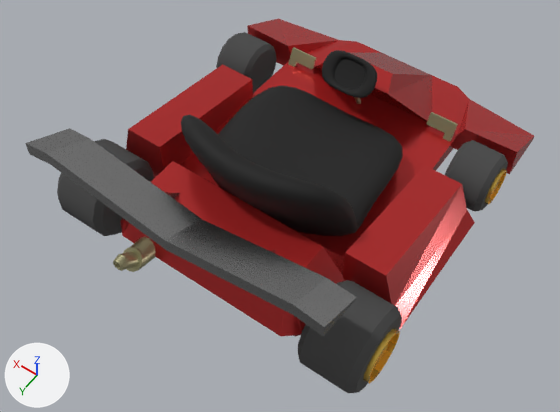
Renders of the Blender file KartRacing/Assets/Models/Kart/Kart_001_ApplyModifiers.blend from each side of a commit.
Rendered twice from a 50 mm lens placed at (-2.14, 3.3, 4.65), pointed at (-0.07, 0.41, 0.1). Every picture has the same lights, and +X, +Y and +Z are marked at lower left.

Objects in the first picture: 'Exhaust', 'KartFrame', 'LeftBackWheel', 'LeftFrontWheel', 'Pedals', 'RightBackWheel', 'RightFrontWheel', 'Seat', 'SideBumpers', 'Spoiler', 'SteeringColumn', 'SteeringWheel'.
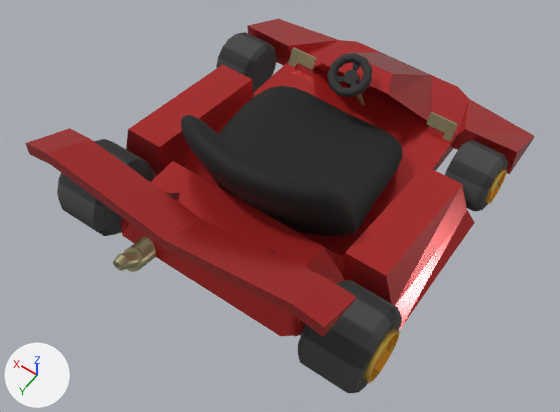
What differs and where, as boxes [x1, y1, x2, y2] in the pictures (560 x 412 px):
'Spoiler', recoloured (grey to red)
    both: [25, 128, 357, 337]
'SteeringWheel', deleted (black)
    before: [322, 50, 377, 98]
'Torus.001', added (black)
    after: [327, 53, 373, 97]
'SteeringColumn', moved
    before: [354, 97, 361, 104]
    after: [356, 84, 364, 105]

Diff of the bpy script that builds the scene:
```diff
--- a/KartRacing/Assets/Models/Kart/Kart_001_ApplyModifiers.blend.py
+++ b/KartRacing/Assets/Models/Kart/Kart_001_ApplyModifiers.blend.py
@@ mat_material_002 @@
+mat_material_002 = principled_material('Material.002')
+mat_material_002.base_color = (0.0311, 0.0311, 0.0311)  # black #313131
+mat_material_002.roughness = 0.894
@@ me_cube_003 @@
 me_cube_003.from_pydata(...)  # 12 vertices, 9 faces; spans x 0.0..4.31, y 4.36..5.67, z 2.55..3.85
-me_cube_003.materials.append(mat_material_005)  # grey #aaaaaa
+me_cube_003.materials.append(mat_frame)  # red #c32f2f
@@ me_torus_001 @@
+me_torus_001.from_pydata(...)  # 176 vertices, 176 faces; spans x -1.2..1.25, y -1.24..1.24, z -0.67..0.25
+me_torus_001.polygons.foreach_set('use_smooth', [True] * 176)
+me_torus_001.materials.append(mat_material_002)  # black #313131
@@ ob_steeringwheel @@
-ob_steeringwheel = bpy.data.objects.new('SteeringWheel', me_cube_004)
-ob_steeringwheel.location = (0.0, 0.0, 0.0)
-_m = ob_steeringwheel.modifiers.new('Mirror', 'MIRROR')
-_m.use_clip = True
-_m = ob_steeringwheel.modifiers.new('Subdivision', 'SUBSURF')
@@ ob_steeringcolumn @@
 ob_steeringcolumn = bpy.data.objects.new('SteeringColumn', me_cylinder_004)
-ob_steeringcolumn.location = (0.0, 0.0, 0.0)
+ob_steeringcolumn.location = (-0.044, 0.0, 0.0)
 ob_steeringcolumn.scale = (0.0953, 0.0953, 0.0953)
@@ ob_torus_001 @@
+ob_torus_001 = bpy.data.objects.new('Torus.001', me_torus_001)
+ob_torus_001.location = (-0.006, -0.592, 0.619)
+ob_torus_001.rotation_euler = (-0.529, -0.072, -0.122)  # degrees (-30, -4.1, -7)
+ob_torus_001.scale = (0.142, 0.142, 0.142)
```
